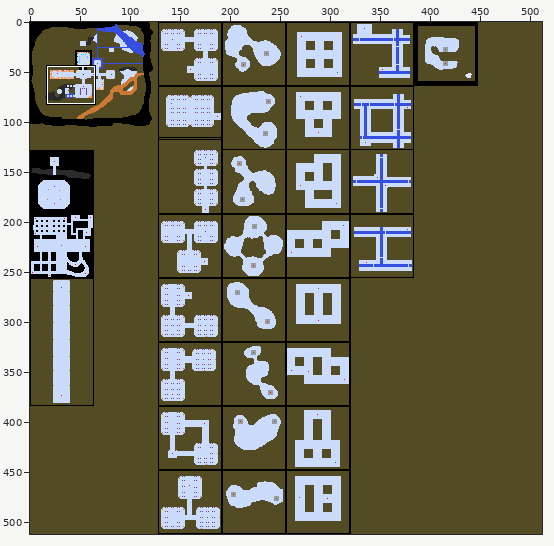
Pixel-art file: assets/image/level.aseprite. The picture above shows the old version from afar; the outline marks the close-up.
Close-up. The starting point:
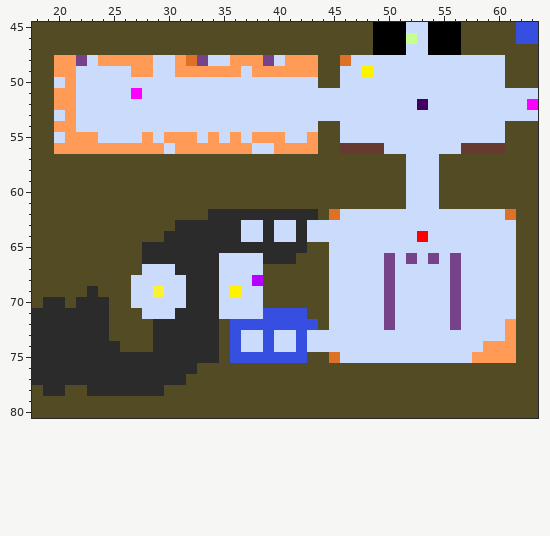
512x512 pixels, 1 frame. Colours within 5 levels of each other are drawn and written as one. Shown: x 18..63, y 45..80.
After:
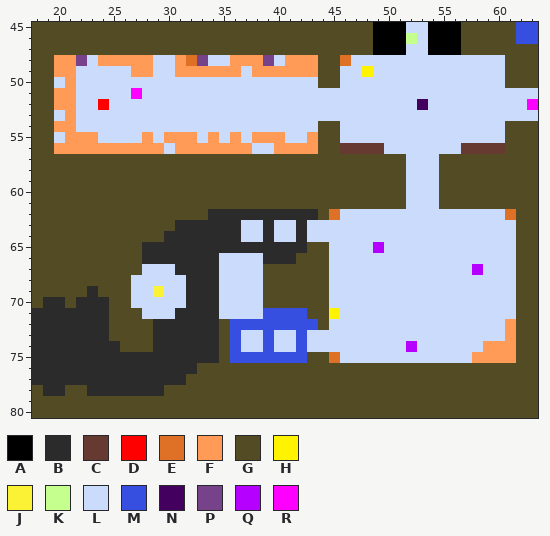
Palette (. is transparent): A #000000  B #2b2b2b  C #663931  D #ff0000  E #df7126  F #ff9b57  G #524b24  H #fff300  J #fbf236  K #c5ff8e  L #cbdbfc  M #374fe1  N #44005e  P #76428a  Q #b600ff  R #fe00ff
What changed:
The edit turns colour L into colour D in row 52 at x 24.
The edit turns colour L into colour H in row 71 at x 45.
The edit turns colour D into colour L in row 64 at x 53.
The edit turns colour H into colour L in row 69 at x 36.
The edit turns colour P into colour L in row 66 at x 50, 52, 54 and 56; in rows 67 to 72 at x 50 and 56.
The edit turns colour Q into colour L in row 68 at x 38.
The edit turns colour L into colour Q in row 65 at x 49; in row 67 at x 58; in row 74 at x 52.
